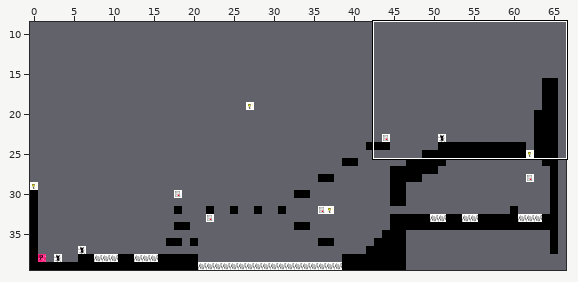
Two versions of a level (Tiled map, core/assets/maps/level-1.tmx). The first picture is a wide view before the edit; the outline marks the close-up.
Close-up. Earlier state:
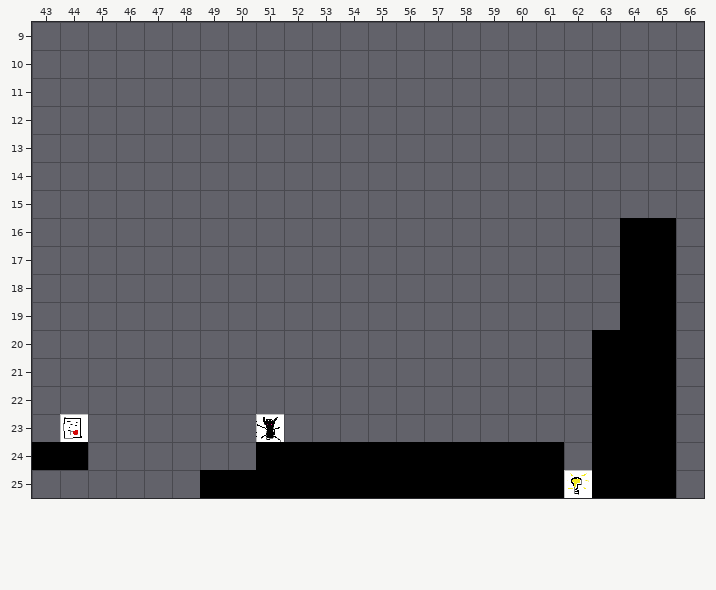
Cells are 32x32 px. Shown: x 43..66, y 9..25. The commit also changed other parts of the map, which this record leaves out.
The result:
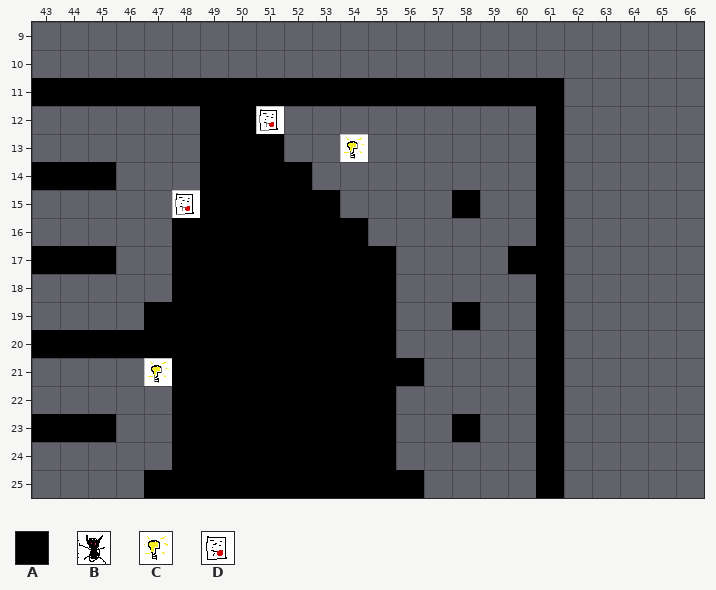
Key: from "tiledMap": A 0, B 2, C 3, D 4.
_ is an empty cell.
Edits made:
{"where": "layer \"collision\""}
{"y":11,"x":43,"old":"___________________","new":"AAAAAAAAAAAAAAAAAAA"}
{"y":12,"x":49,"old":"__","new":"AA"}
{"y":12,"x":61,"old":"_","new":"A"}
{"y":13,"x":49,"old":"___","new":"AAA"}
{"y":13,"x":61,"old":"_","new":"A"}
{"y":14,"x":43,"old":"___","new":"AAA"}
{"y":14,"x":49,"old":"____","new":"AAAA"}
{"y":14,"x":61,"old":"_","new":"A"}
{"y":15,"x":49,"old":"_____","new":"AAAAA"}
{"y":15,"x":58,"old":"_","new":"A"}
{"y":15,"x":61,"old":"_","new":"A"}
{"y":16,"x":48,"old":"_______","new":"AAAAAAA"}
{"y":16,"x":61,"old":"_","new":"A"}
{"y":16,"x":64,"old":"AA","new":"__"}
{"y":17,"x":43,"old":"___","new":"AAA"}
{"y":17,"x":48,"old":"________","new":"AAAAAAAA"}
{"y":17,"x":60,"old":"__","new":"AA"}
{"y":17,"x":64,"old":"AA","new":"__"}
{"y":18,"x":48,"old":"________","new":"AAAAAAAA"}
{"y":18,"x":61,"old":"_","new":"A"}
{"y":18,"x":64,"old":"AA","new":"__"}
{"y":19,"x":47,"old":"_________","new":"AAAAAAAAA"}
{"y":19,"x":58,"old":"_","new":"A"}
{"y":19,"x":61,"old":"_","new":"A"}
{"y":19,"x":64,"old":"AA","new":"__"}
{"y":20,"x":43,"old":"_____________","new":"AAAAAAAAAAAAA"}
{"y":20,"x":61,"old":"_","new":"A"}
{"y":20,"x":63,"old":"AAA","new":"___"}
{"y":21,"x":48,"old":"_________","new":"AAAAAAAAA"}
{"y":21,"x":61,"old":"_","new":"A"}
{"y":21,"x":63,"old":"AAA","new":"___"}
{"y":22,"x":48,"old":"________","new":"AAAAAAAA"}
{"y":22,"x":61,"old":"_","new":"A"}
{"y":22,"x":63,"old":"AAA","new":"___"}
{"y":23,"x":43,"old":"___","new":"AAA"}
{"y":23,"x":48,"old":"________","new":"AAAAAAAA"}
{"y":23,"x":58,"old":"_","new":"A"}
{"y":23,"x":61,"old":"_","new":"A"}
{"y":23,"x":63,"old":"AAA","new":"___"}
{"y":24,"x":43,"old":"AA","new":"__"}
{"y":24,"x":48,"old":"___","new":"AAA"}
{"y":24,"x":56,"old":"AAAAA","new":"_____"}
{"y":24,"x":63,"old":"AAA","new":"___"}
{"y":25,"x":47,"old":"__","new":"AA"}
{"y":25,"x":57,"old":"AAAA","new":"____"}
{"y":25,"x":63,"old":"AAA","new":"___"}
{"where": "layer \"certificates\""}
{"y":12,"x":51,"old":"_","new":"D"}
{"y":15,"x":48,"old":"_","new":"D"}
{"y":23,"x":44,"old":"D","new":"_"}
{"where": "layer \"goblin\""}
{"y":23,"x":51,"old":"B","new":"_"}
{"where": "layer \"light\""}
{"y":13,"x":54,"old":"_","new":"C"}
{"y":21,"x":47,"old":"_","new":"C"}
{"y":25,"x":62,"old":"C","new":"_"}
{"label":"changed","picture_box":[32,78,564,498]}
{"label":"removed","picture_box":[564,218,676,498]}
